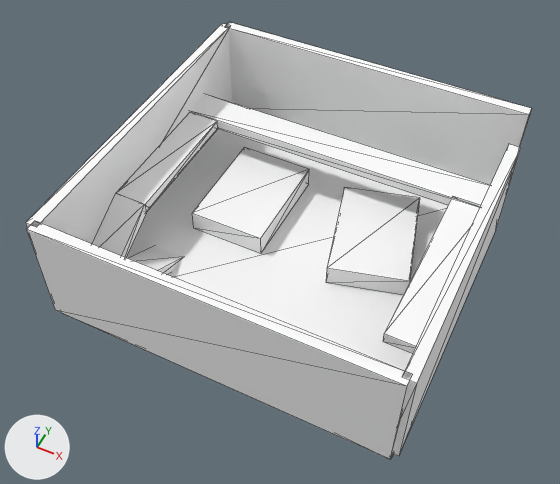
Two versions of the OBJ model Assets/Meshes/HangerA.obj, one commit apart.
One viewpoint serves both versions: a camera (50 mm lens) standing at (19.4, -42.2, 52.5) and looking at (-0.5, -2.4, 2.8). The axes (+X, +Y, +Z) are drawn at lower left. The lights are the same throughout. The picture after the commit comes second. Mesh edges are drawn as thin lines. Where no turn or scale is listed for an object, it has been applied to the vertices. Vertices at exactly the same position are counted once.

Objects in the first picture: 'HangerA'.
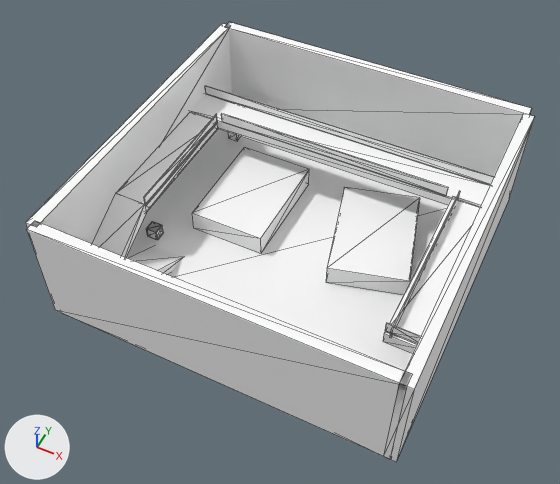
Changed parts and their boxes (x1, y1, x2, y2) in the pictures (560 x 484 px; the box of a moved part takes in the faces that stretch with it):
```json
{"object": "HangerA", "change": "reshaped", "before": [26, 22, 532, 459], "after": [26, 22, 535, 462]}
{"part": 1, "of": "me_hangera", "change": "added", "after": [143, 114, 218, 206]}
{"part": 2, "of": "me_hangera", "change": "added", "after": [390, 191, 460, 338]}
{"part": 3, "of": "me_hangera", "change": "added", "after": [221, 114, 448, 196]}
{"part": 4, "of": "me_hangera", "change": "added", "after": [205, 86, 494, 185]}
{"part": 5, "of": "me_hangera", "change": "added", "after": [385, 323, 420, 344]}
{"part": 6, "of": "me_hangera", "change": "added", "after": [156, 225, 164, 240]}
{"part": 7, "of": "me_hangera", "change": "added", "after": [146, 222, 161, 240]}
{"part": 8, "of": "me_hangera", "change": "added", "after": [228, 132, 241, 141]}
{"part": 9, "of": "me_hangera", "change": "moved or reshaped", "before": [393, 144, 521, 456], "after": [384, 113, 535, 462]}
```

The change, as JSON lines over the scene's bpy script:
```json
{"block": "me_hangera", "where": "# used by ob_hangera; location = (0.0, 0.0, 0.0)"}
{"block": "me_hangera", "where": "# verts and faces of me_hangera; kept vertices keep their numbers, new ones are numbered from 104"}
{"block": "me_hangera", "where": "# before: 24 (15.5, 10.0, 0.0) at pixel (495, 230), 25 (14.5, 10.0, 0.0), 26 (15.5, 10.0, 10.0) at pixel (520, 147), 27 (14.5, 10.0, 10.0) at pixel (508, 143), 28 (15.5, -15.0, 10.0) at pixel (416, 383)"}
{"block": "me_hangera", "where": "# before: 29 (14.5, -15.0, 10.0) at pixel (401, 377), 30 (15.5, -15.0, 0.0) at pixel (398, 456), 31 (14.5, -15.0, 0.0)"}
{"op": "remove", "block": "me_hangera", "code": "me_hangera.from_pydata(...)  # 104 vertices, 156 faces; spans x -15.5..15.5, y -15.5..15.5, z -1.1..10.0"}
{"op": "add", "block": "me_hangera", "code": "me_hangera.from_pydata(...)  # 192 vertices, 288 faces; spans x -15.5..15.5, y -15.5..15.5, z -1.1..10.0"}
{"block": "me_hangera", "change": "me_hangera part 1: a new loose piece, a box spanning x -11.55..-11.45, y -5.89..6.43, z 5.34..6.34, in mat_default (white #ffffff)"}
{"block": "me_hangera", "change": "me_hangera part 2: a new loose piece, a box spanning x 11.95..12.05, y -9.26..6.74, z 5.34..6.34, in mat_default (white #ffffff)"}
{"block": "me_hangera", "change": "me_hangera part 3: a new loose piece, a box spanning x -11.0..11.0, y 6.45..6.55, z 5.5..6.5, in mat_default (white #ffffff)"}
{"block": "me_hangera", "change": "me_hangera part 4: a new loose piece, a box spanning x -14.5..14.5, y 9.45..9.55, z 5.5..6.5, in mat_default (white #ffffff)"}
{"block": "me_hangera", "change": "me_hangera part 5: a new loose piece, a box spanning x 11.5..14.5, y -9.05..-8.95, z 5.5..6.5, in mat_default (white #ffffff)"}
{"block": "me_hangera", "change": "me_hangera part 6: a new loose piece, a box spanning x -12.4..-11.4, y -5.2..-4.2, z 0.3..1.3, in mat_default (white #ffffff)"}
{"block": "me_hangera", "change": "me_hangera part 7: a new loose piece, a box spanning x -12.5..-11.5, y -5.2..-4.2, z 0.3..1.3, in mat_default (white #ffffff)"}
{"block": "me_hangera", "change": "me_hangera part 8: a new loose piece, a box spanning x -12.48..-11.48, y 9.92..10.92, z 0.34..1.34, in mat_default (white #ffffff)"}
{"block": "me_hangera", "change": "me_hangera part 9"}
{"op": "add", "block": "me_hangera", "code": "for i in [*range(24, 28)]: verts[i] += (0.0, 4.5, 0.0)"}
{"op": "add", "block": "me_hangera", "code": "for i in [*range(28, 32)]: verts[i] += (0.0, -0.5, 0.0)"}
{"block": "me_hangera", "change": "other edits to the shape of me_hangera do not show in these pictures"}
```
